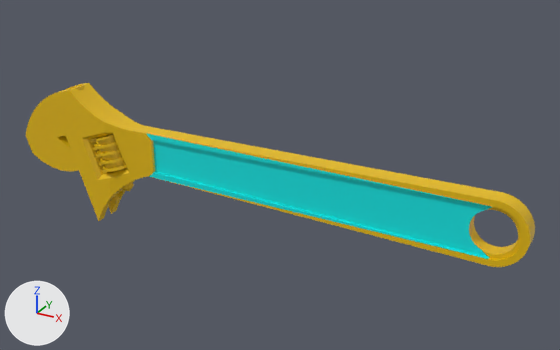
Renders of the FBX model Assets/Prefabs/Welding Workshop/Tools/Module 1/Wrenches/Wrench Final.fbx from each side of a commit.
Rendered twice from a camera (50 mm lens) standing at (0.0236, -0.1143, 0.0588) and looking at (-0.0418, 0.0046, -0.0007). Every picture has the same lights, and +X, +Y and +Z are marked at lower left. Where no turn or scale is listed for an object, it has been applied to the vertices.

In view in the first picture: 'wrench final'.
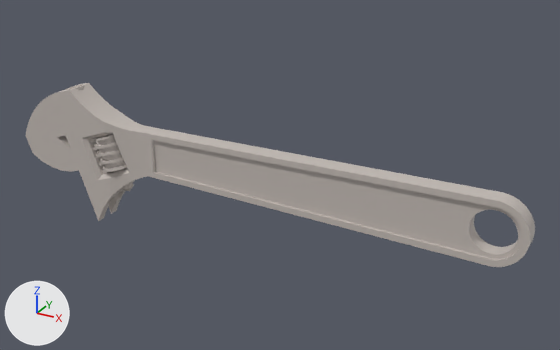
Location of each change, (x1, y1, x2, y2) in pixels of the pictures (560 x 350 px):
'wrench final', recoloured
    both: (26, 83, 535, 267)
part 1 of me_wrench_final, recoloured (cyan to grey)
    both: (146, 133, 492, 259)

Diff of the bpy script that builds the scene:
```diff
--- a/Assets/Prefabs/Welding Workshop/Tools/Module 1/Wrenches/Wrench Final.fbx.py
+++ b/Assets/Prefabs/Welding Workshop/Tools/Module 1/Wrenches/Wrench Final.fbx.py
@@ mat_material_001 @@
 mat_material_001 = principled_material('Material.001')
-mat_material_001.base_color = (0.801, 0.501, 0.0)  # yellow #e7bc00
+mat_material_001.base_color = (0.553, 0.5, 0.465)  # light grey #c4bcb6
@@ me_wrench_final @@
 me_wrench_final.from_pydata(...)  # 9059 vertices, 18126 faces; spans x -0.1009..0.0061, y -0.003..0.0039, z -0.0174..0.0113
 # used by ob_wrench_final; location = (0.0, 0.0, 0.0)
+# me_wrench_final part 1: all 75 faces that had it switch from mat_material_002 (cyan #00e7e5) to mat_material_001 (light grey #c4bcb5)
```
